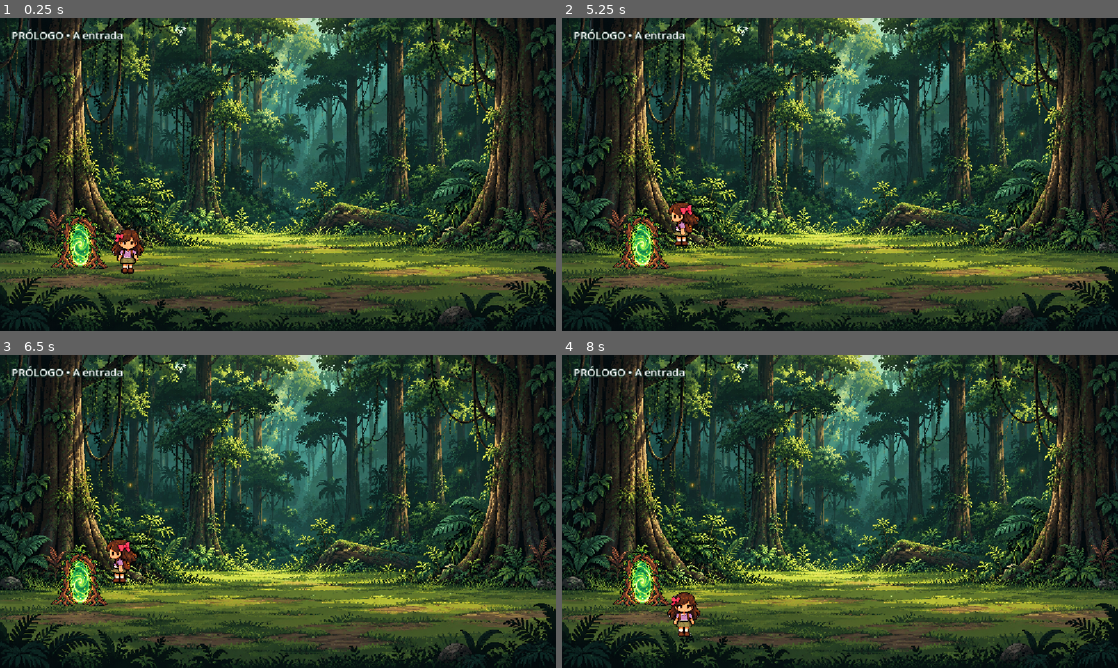
Above: before the commit, frames 1-4 (two rows, left to right).
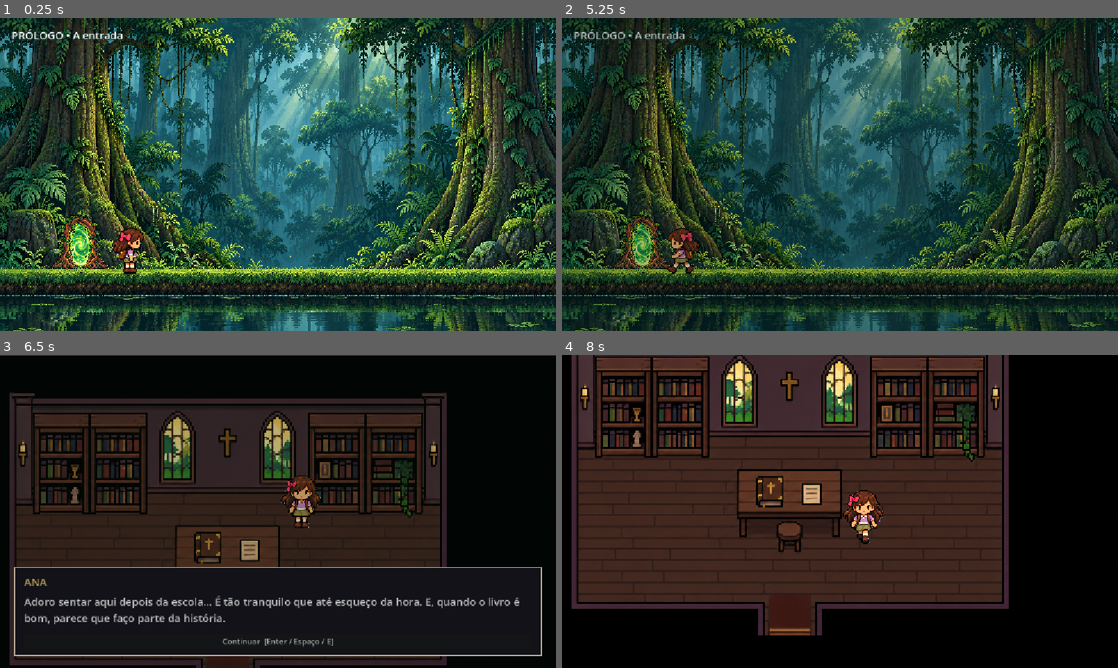
Above: after the commit, the same moments.

Repository: devcapivara1459-ctrl/guardioes-da-floresta
Game: Godot game, scene res://floresta.tscn
The game is run twice, just before and just after one commit, with the same random seed, the same clock (stepped at 60 frames per second) and the same inputs. This scene is started directly instead of the project's main scene.
Inputs (mouse positions are in pixels of both pictures, inside the frame that each line leads up to):
- Up to frame 1 (0.25 s): no input
- Up to frame 2 (5.25 s): tap Enter at 0.5, 1.35, 3.6 s; move the mouse to (962, 158) at 0.52 s; hold Right (ui_right) 0.53-1.28 s; tap E at 0.6, 2.85 s; click (962, 158) at 0.67 s; tap Space at 0.77, 1.52, 3.02, 3.77, 4.52 s; move the mouse to (728, 190) at 1.27 s; hold Down (ui_down) 1.28-2.03 s; move the mouse to (895, 105) at 2.02 s; hold Right (ui_right) 2.03-2.78 s; tap Keypad Enter at 2.1, 4.35 s; move the mouse to (812, 237) at 2.77 s; hold Up (ui_up) 2.78-3.53 s; click (812, 237) at 2.92 s; move the mouse to (1006, 221) at 3.52 s; hold Left (ui_left) 3.53-5 s; move the mouse to (673, 127) at 4.27 s; click (1040, 299) at 5 s, where only the run after the commit has a clickable "Voltar à biblioteca [E]"
- Up to frame 3 (6.5 s): click (278, 639) at 5.75 s, where only the run after the commit has a clickable "Continuar [Enter / Espaço / E]"
- Up to frame 4 (8 s): click (840, 639) at 6.5 s, where only the run after the commit has a clickable "Continuar [Enter / Espaço / E]"; tap Space at 7.25 s; move the mouse to (867, 511) at 7.27 s; hold Down (ui_down) from 7.28 s (still down); tap E at 7.35 s; click (867, 511) at 7.42 s

The runs differ from the first frame. In frame 1, 78% of the frame differs, in the area x 0-100%, y 0-100%; in frame 2, 71%; in frame 3, 82%; in frame 4, 88%.

Commit message:
Cria entrada original da floresta e caminhada lateral

Diff:
--- a/floresta.gd
+++ b/floresta.gd
@@ -177,8 +177,8 @@
 	elif destino_interacao == "desvio":
 		_dialogo(["Ana: Essas raízes fecharam a passagem. Não consigo seguir por aqui.", "Ana: Ainda sinto aquele chamado… Vou tentar o caminho da direita."],"floresta_desvio")
 	else:
-		jogador.ultima_direcao = "cima"
-		jogador.get_node("AnimatedSprite2D").animation = "cima"
+		jogador.ultima_direcao = "direita" if jogador.global_position.x < ESPIRITO.x else "esquerda"
+		jogador.get_node("AnimatedSprite2D").animation = jogador.ultima_direcao
 		jogador.get_node("AnimatedSprite2D").frame = 1
 		if get_tree().has_meta("sumauma_encontro"):
 			_dialogo(["Espírito da Sumaúma: Cada raiz guarda uma virtude. Nossa jornada começará pela Prudência.", "Ana: Vou descobrir o que está enfraquecendo a floresta."],"")
--- a/floresta.tscn
+++ b/floresta.tscn
@@ -19,7 +19,7 @@
 
 [ext_resource type="Script" path="res://floresta.gd" id="90_forest"]
 
-[ext_resource type="Texture2D" path="res://ana-godot/floresta-frontal-entrada.png" id="92_front"]
+[ext_resource type="Texture2D" path="res://ana-godot/floresta-lateral-entrada.png" id="92_front"]
 
 [sub_resource type="SpriteFrames" id="SpriteFrames_up47l"]
 animations = [{
@@ -164,6 +164,7 @@
 process_mode = 1
 position = Vector2(250, 490)
 script = ExtResource("2_j23gt")
+movimento_lateral = true
 
 [node name="AnimatedSprite2D" type="AnimatedSprite2D" parent="jogador" groups=["jogador"]]
 texture_filter = 1
@@ -181,7 +182,7 @@
 [node name="Cenario" type="Sprite2D" parent="."]
 texture = ExtResource("92_front")
 centered = false
-scale = Vector2(0.6889952, 0.6886291)
+scale = Vector2(0.6889952, 0.7587673)
 z_index = -10
 texture_filter = 1
 [node name="LimitesChao" type="StaticBody2D" parent="."]
--- a/floresta_sumauma.tscn
+++ b/floresta_sumauma.tscn
@@ -164,6 +164,7 @@
 process_mode = 1
 position = Vector2(250, 490)
 script = ExtResource("2_j23gt")
+movimento_lateral = true
 
 [node name="AnimatedSprite2D" type="AnimatedSprite2D" parent="jogador" groups=["jogador"]]
 texture_filter = 1
--- a/floresta_trilha.tscn
+++ b/floresta_trilha.tscn
@@ -164,6 +164,7 @@
 process_mode = 1
 position = Vector2(250, 490)
 script = ExtResource("2_j23gt")
+movimento_lateral = true
 
 [node name="AnimatedSprite2D" type="AnimatedSprite2D" parent="jogador" groups=["jogador"]]
 texture_filter = 1
--- a/jogador.gd
+++ b/jogador.gd
@@ -1,6 +1,7 @@
 extends CharacterBody2D
 
 @export var velocidade: float = 180.0
+@export var movimento_lateral: bool = false
 
 @onready var sprite: AnimatedSprite2D = $AnimatedSprite2D
 
@@ -16,6 +17,8 @@
 	if get_tree().has_meta("chegada_porta"):
 		global_position = get_tree().get_meta("chegada_porta")
 		get_tree().remove_meta("chegada_porta")
+	if movimento_lateral and ultima_direcao in ["cima", "baixo"]:
+		ultima_direcao = "direita"
 	sprite.animation = ultima_direcao
 	sprite.frame = 1
 
@@ -24,7 +27,10 @@
 	var direcao := Vector2(
 		float(Input.is_action_pressed("ui_right") or Input.is_physical_key_pressed(KEY_D)) - float(Input.is_action_pressed("ui_left") or Input.is_physical_key_pressed(KEY_A)),
 		float(Input.is_action_pressed("ui_down") or Input.is_physical_key_pressed(KEY_S)) - float(Input.is_action_pressed("ui_up") or Input.is_physical_key_pressed(KEY_W))
-	).limit_length()
+	)
+	if movimento_lateral:
+		direcao.y = 0.0
+	direcao = direcao.limit_length()
 
 	velocity = direcao * velocidade
 	move_and_slide()
Binary file added: ana-godot/floresta-lateral-entrada.png
Not shown, added: ana-godot/floresta-lateral-entrada.png.import
Not shown, changed: README.md
